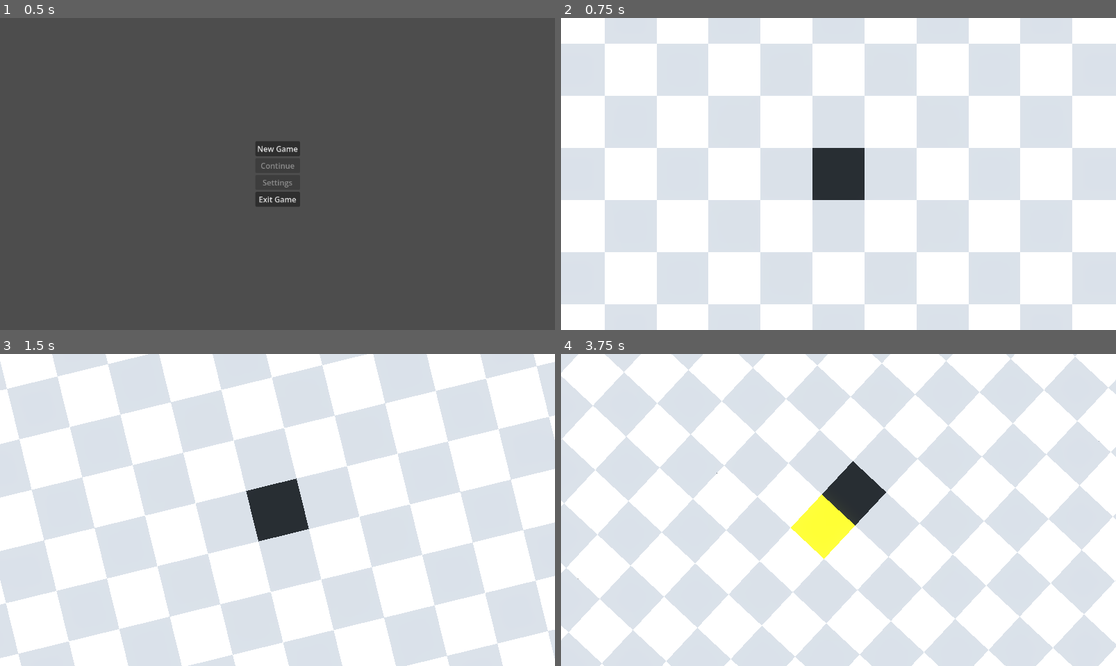
Above: before the commit, frames 1-4 (two rows, left to right).
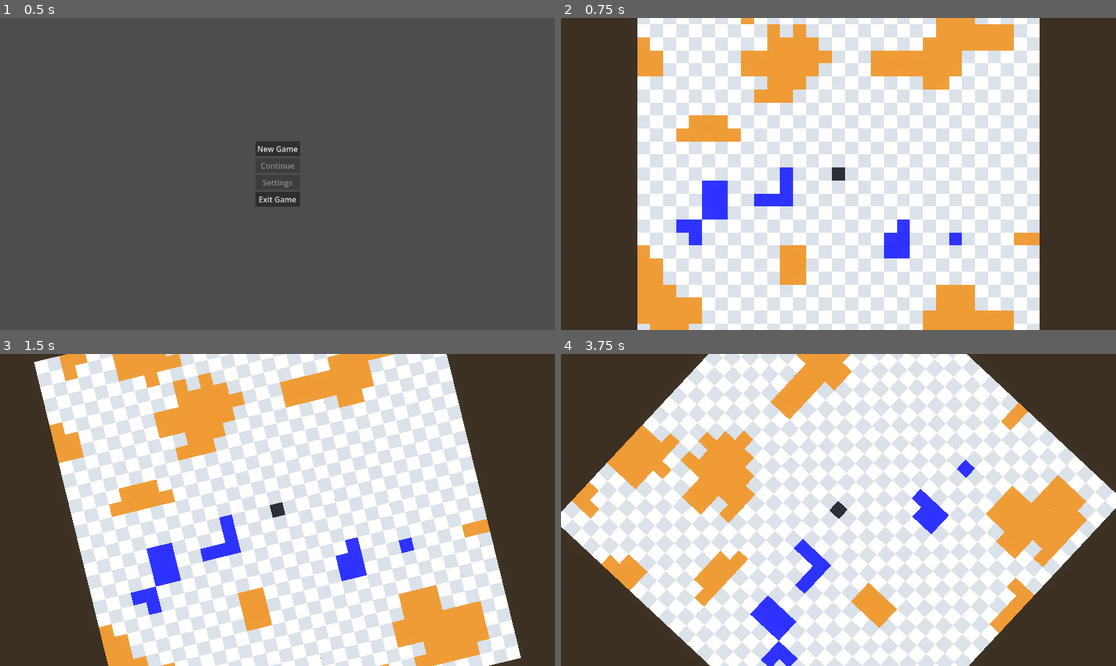
Above: after the commit, the same moments.

Repository: KaschaArtem/Hamlet
Game: Godot game, scene res://scenes/active_scenes/main_menu.tscn
The game is run twice, just before and just after one commit, with the same random seed, the same clock (stepped at 60 frames per second) and the same inputs.
Inputs (mouse positions are in pixels of both pictures, inside the frame that each line leads up to):
- Up to frame 1 (0.5 s): no input
- Up to frame 2 (0.75 s): click "New Game" at 0.5 s
- Up to frame 3 (1.5 s): tap Enter at 1.25 s; move the mouse to (399, 494) at 1.27 s; hold Q (rotate_camera_left) from 1.28 s (still down); click (399, 494) at 1.42 s
- Up to frame 4 (3.75 s): move the mouse to (727, 525) at 2.02 s; release Q (rotate_camera_left) at 2.03 s; tap E (rotate_camera_right) at 2.1 s; click (727, 525) at 2.17 s; tap Space at 2.75 s; move the mouse to (894, 441) at 2.77 s; tap 2 (set_build_to_field) at 2.85 s; click (894, 441) at 2.92 s; tap Enter at 3.5 s; move the mouse to (810, 572) at 3.52 s; tap 1 (set_build_to_house) at 3.6 s; click (810, 572) at 3.67 s

Frame 1 is identical in both runs. In frame 2, 71% of the frame differs, in the area x 0-100%, y 0-100%; in frame 3, 70%; in frame 4, 70%.

Commit message:
added world generation

Diff:
--- a/scripts/game/camera.gd
+++ b/scripts/game/camera.gd
@@ -1,7 +1,7 @@
 extends Camera3D
 
 const X_OFFSET = 0.0
-const Y_OFFSET = 2.5
+const Y_OFFSET = 10
 const Z_OFFSET = 0.0
 const ROTATION_SPEED = 1.2
 
--- a/scripts/game/ground.gd
+++ b/scripts/game/ground.gd
@@ -16,6 +16,8 @@
 @export var water_scene: PackedScene       # index -2
 
 var ground_grid = []
+
+var noise := FastNoiseLite.new()
 
 func _ready() -> void:
 	init_ground_grid()
@@ -36,6 +38,33 @@
 				right = max(right, j)
 	return {"top": top, "bottom": bottom, "left": left, "right": right}
 
+
+func setup_noise():
+	noise.seed = randi()
+	noise.frequency = 0.1
+	noise.fractal_octaves = 5
+	noise.fractal_gain = 0.5
+func init_ground_grid():
+	setup_noise()
+	for z in range(GRID_SIZE):
+		ground_grid.append([])
+		for x in range(GRID_SIZE):
+			var value = 0
+			var dist = sqrt(pow(x - GRID_CENTER, 2) + pow(z - GRID_CENTER, 2))
+			if dist < 4:
+				value = 0
+			else:
+				var n = noise.get_noise_2d(x, z)
+				var dist_factor = clamp(dist / (GRID_SIZE / 2.0), 0.0, 1.0)
+				n -= (1.0 - dist_factor) * 0.35
+				if n < -0.6:
+					value = -2
+				elif n > 0.2:
+					value = -1
+				else:
+					value = 0
+			ground_grid[z].append(value)
+	ground_grid[GRID_CENTER][GRID_CENTER] = 999
 
 func apply_chess_color(tile, x, z):
 	var mesh_instance = tile.get_node("MeshInstance3D")
@@ -66,13 +95,14 @@
 	var pasture = pasture_scene.instantiate()
 	pasture.position = Vector3(x * TILE_SIZE, 0, z * TILE_SIZE)
 	add_child(pasture)
-
-func init_ground_grid():
-	for i in range(GRID_SIZE):
-		ground_grid.append([])
-		for j in range(GRID_SIZE):
-			ground_grid[i].append(0)
-	ground_grid[GRID_CENTER][GRID_CENTER] = 999
+func add_tree_tile(x, z):
+	var tree = tree_scene.instantiate()
+	tree.position = Vector3(x * TILE_SIZE, 0, z * TILE_SIZE)
+	add_child(tree)
+func add_water_tile(x, z):
+	var water = water_scene.instantiate()
+	water.position = Vector3(x * TILE_SIZE, 0, z * TILE_SIZE)
+	add_child(water)
 
 func generate_grid():
 	for x in range(GRID_SIZE):
@@ -83,6 +113,10 @@
 					add_main_tile(x, z)
 				0:
 					add_empty_tile(x, z)
+				-1:
+					add_tree_tile(x, z)
+				-2:
+					add_water_tile(x, z)
 
 
 func can_place_empty_tile(grid, x, z) -> bool:
@@ -178,9 +212,9 @@
 func update_grid_tile(tile_object, to_state):
 	var x = int(tile_object.position.x / TILE_SIZE)
 	var z = int(tile_object.position.z / TILE_SIZE)
-	if ground_grid[z][x] == 999:
-		return
-	if ground_grid[z][x] == to_state:
+	if ground_grid[z][x] == 999 or \
+		ground_grid[z][x] == to_state or \
+		ground_grid[z][x] < 0:
 		return
 	match to_state:
 		0:
